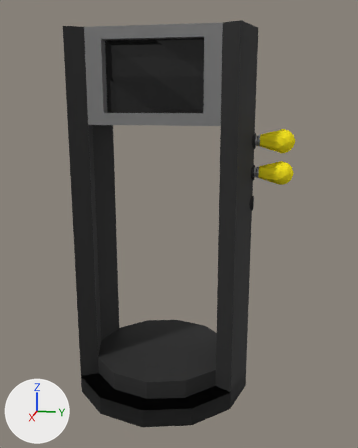
Renders of the Blender file InteractableObjects/BlenderModels/TheMachine.blend from each side of a commit.
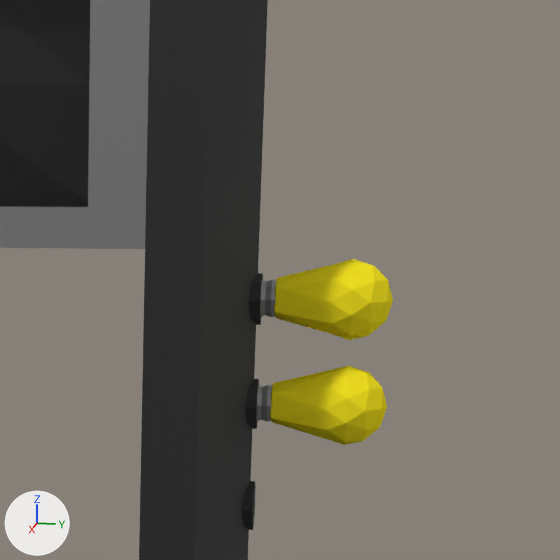
There are two pictures of each version: one whole from a 50 mm camera at (8.02, 1.89, 4.77) aimed at (0.03, 0.29, 2.77), one close up on the part from 49% to 97% of the width and 11% to 49% of the height. The axes (+X, +Y, +Z) are drawn at lower left. The lights are the same throughout.

In view in the first close-up: 'Cylinder', 'Screen'.
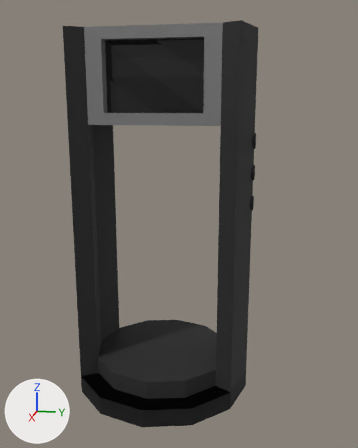
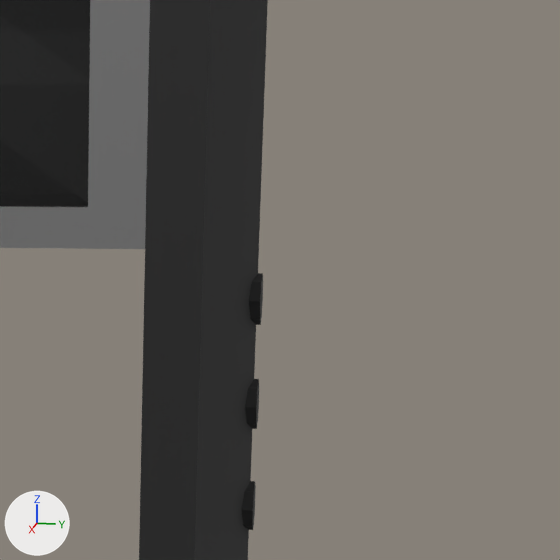
Changed parts and their boxes (x1, y1, x2, y2) in the close-ups (560 x 560 px):
'Cylinder', reshaped: before (0, 0, 393, 560); after (0, 0, 268, 560)
part 1 of me_cylinder, deleted (yellow): before (274, 259, 393, 340)
part 2 of me_cylinder, deleted (yellow): before (270, 366, 387, 445)
part 3 of me_cylinder, cut back: before (245, 274, 277, 427); after (245, 274, 263, 427)

Diff of the bpy script that builds the scene:
```diff
--- a/InteractableObjects/BlenderModels/TheMachine.blend.py
+++ b/InteractableObjects/BlenderModels/TheMachine.blend.py
@@ me_cylinder @@
 # used by ob_cylinder; location = (0.0, 0.0, 0.0); scale = (1.5, 1.5, 0.15)
-me_cylinder.from_pydata(...)  # 370 vertices, 390 faces; spans x -1.0..1.0, y -1.0..1.4, z -1.0..39.0
+me_cylinder.from_pydata(...)  # 238 vertices, 180 faces; spans x -1.0..1.0, y -1.0..1.0, z -1.0..39.0
+# me_cylinder part 1: the loose piece of 42 vertices spanning x -0.1..0.1, y 1.0..1.4, z 26.6..29.1 is deleted
+# me_cylinder part 2: the loose piece of 42 vertices spanning x -0.1..0.1, y 1.0..1.4, z 23.2..25.8 is deleted
+# me_cylinder part 3
+# 48 vertices are removed from x -0.1..0.1, y 1.0..1.1, z 23.9..28.4
+# 78 faces are deleted
+# 8 vertices move within x -0.1..0.1, y 1.0, z 24.1..28.2
+# 8 new faces join them, mat_material_003 (grey #8c8c8c)
+# 12 new faces join them, mat_material (black #242424)
+# 8 new faces join them, mat_material_006 (grey #8c8c8c)
 me_cylinder.materials.append(mat_material)
-me_cylinder.materials.append(mat_material_004)  # yellow #ffec25
 me_cylinder.materials.append(mat_material_003)
-me_cylinder.materials.append(mat_material_005)  # yellow #ffec25
 me_cylinder.materials.append(mat_material_006)
```
